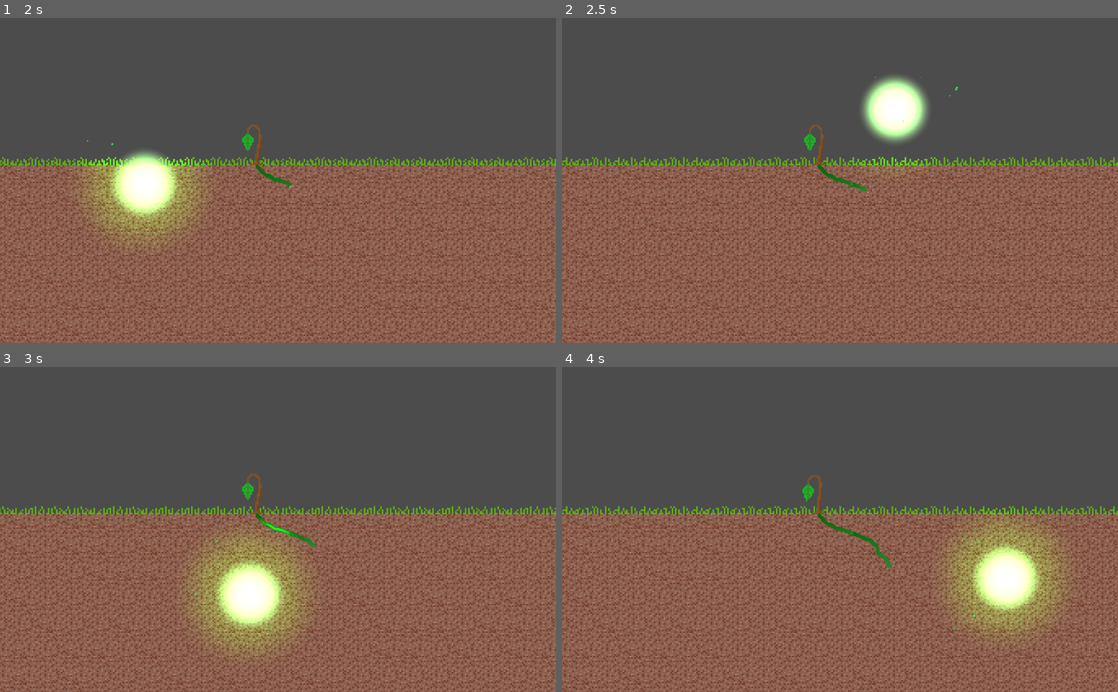
Above: before the commit, frames 1-4 (two rows, left to right).
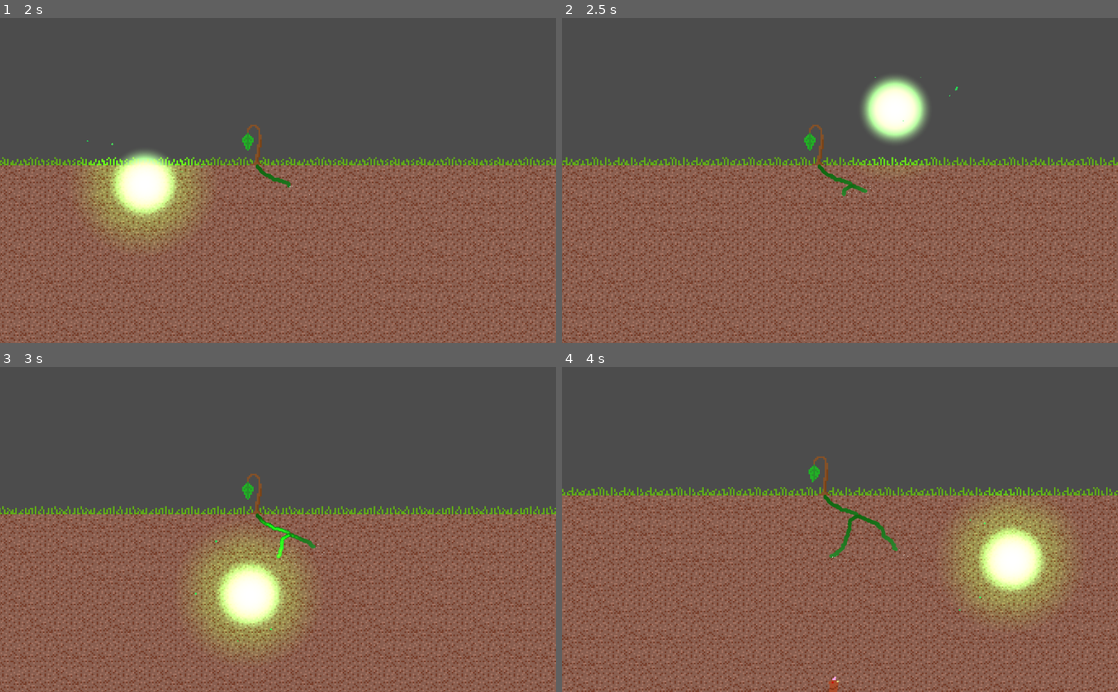
Above: after the commit, the same moments.

Repository: TaneliR/fgj2023
Game: Godot game, scene res://Scenes/TanelinScene.tscn
Same seed, same stepped clock (60 frames per second), same inputs: the game is played once before the commit and once after it. This scene is started directly instead of the project's main scene.
Inputs (mouse positions are in pixels of both pictures, inside the frame that each line leads up to):
- Up to frame 1 (2 s): move the mouse to (400, 164) at 0.52 s; press the mouse at (400, 164) at 0.53 s; hold Up (ui_up) 0.53-1.28 s; move the mouse to (166, 196) at 1.27 s; release the mouse at (166, 196) at 1.28 s; hold Down (ui_down) from 1.28 s (still down); click (166, 196) at 1.35 s
- Up to frame 2 (2.5 s): move the mouse to (895, 109) at 2.02 s; release Down (ui_down) at 2.03 s; press the mouse at (895, 109) at 2.03 s; hold Up (ui_up) from 2.03 s (still down)
- Up to frame 3 (3 s): keep holding Up (ui_up); move the mouse to (250, 594) at 2.77 s; release the mouse at (250, 594) at 2.78 s; click (250, 594) at 2.85 s
- Up to frame 4 (4 s): move the mouse to (1006, 578) at 3.52 s; release Up (ui_up) at 3.53 s; press the mouse at (1006, 578) at 3.53 s; hold Down (ui_down) from 3.53 s (still down)

Frame 1 is identical in both runs. In frame 2, less than 0.1% of the frame differs, in the area x 50-57%, y 50-56%; in frame 3, 0.1%; in frame 4, 26%, in the area x 0-100%, y 27-100%.

Commit message:
Change RootHead collision layers

Diff:
--- a/Roots/Prefabs/Root.tscn
+++ b/Roots/Prefabs/Root.tscn
@@ -31,7 +31,6 @@
 
 [node name="RootHead" type="KinematicBody2D" parent="."]
 position = Vector2( -3.8147e-06, -0.420362 )
-collision_layer = 16
 collision_mask = 16
 collision/safe_margin = 1.0
 
--- a/Roots/Prefabs/mole.tscn
+++ b/Roots/Prefabs/mole.tscn
@@ -47,7 +47,7 @@
 [node name="AnimatedSprite" type="AnimatedSprite" parent="."]
 position = Vector2( -8, -8 )
 frames = SubResource( 6 )
-frame = 4
+frame = 2
 speed_scale = 3.0
 playing = true
 centered = false
--- a/Roots/Scripts/GameManager.gd
+++ b/Roots/Scripts/GameManager.gd
@@ -26,6 +26,7 @@
 	#root.get_parent().remove_from_group("roots")
 
 func addRoot(position, direction, depth):
+#	if get_tree().get_nodes_in_group("roots").size() < 20:
 
 	var newRoot = rootPrefab.instance()
 	var newRoot2 = rootPrefab.instance()
